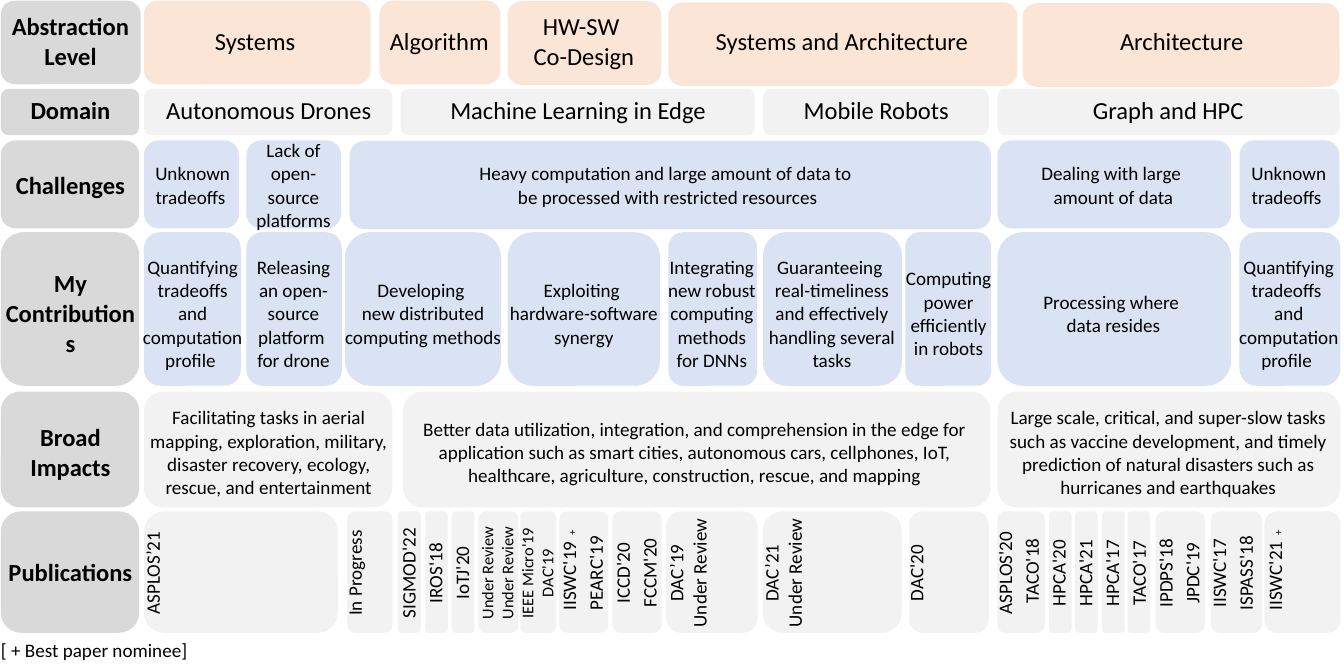
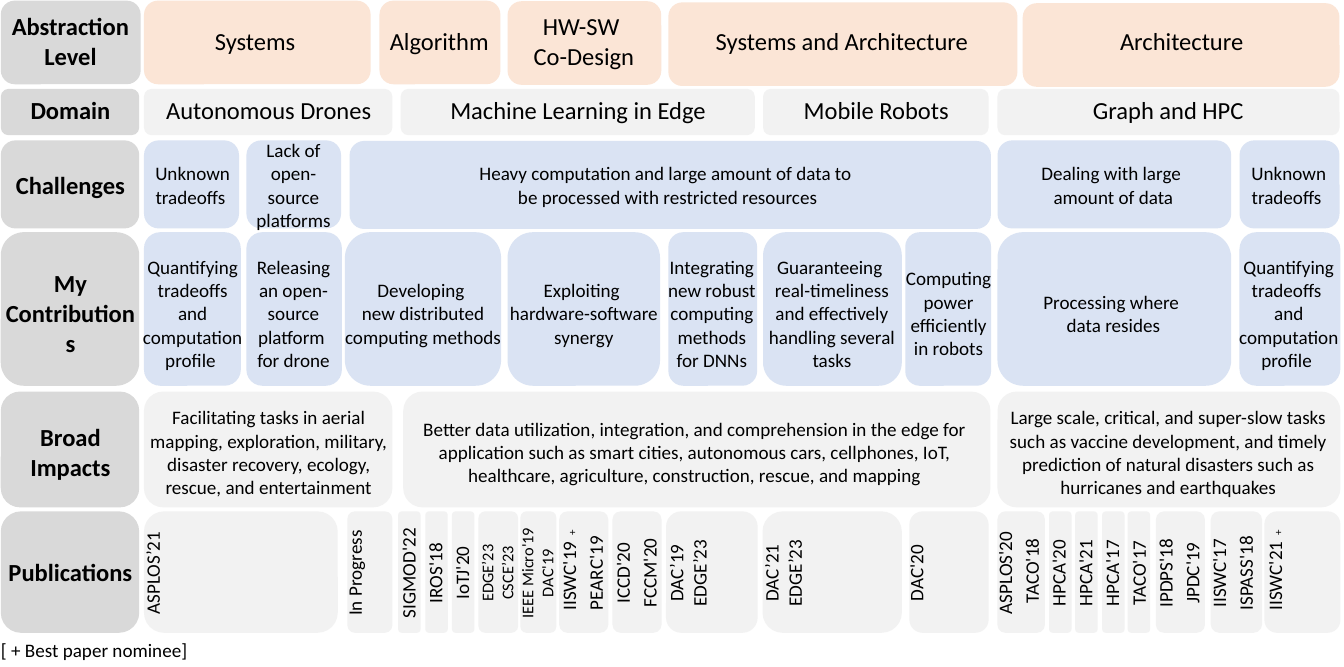
Before and after one commit to ramyadhadidi/ramyadhadidi.github.io, a slide deck: slide 1 of files/overview-website.pptx. Drawn at 1344x667 pixels with LibreOffice and Linux fonts; fonts in the diff are those of the drawing. Boxes give left, top, right and bottom in pixels: in the first picture for what was removed or moved away, otherwise in the second. Text is boxed around its words. In the diff, an @@ line names an element or a change of style, - is before the commit and + after.

```diff
--- a/files/overview-website.pptx
+++ b/files/overview-website.pptx
@@ table at <box>0,0,1339,667</box> @@
-row 6: Publications | ASPLOS’21 |  | In Progress |  | SIGMOD'22 | IROS'18 | IoTJ'20 | Under Review / Under Review |  | IEEE Micro'19 / DAC'19 | IISWC'19+ | PEARC'19 | ICCD'20 | FCCM'20 | DAC’19 / Under Review | DAC’21 / Under Review | DAC'20 | ASPLOS'20 | TACO'18 | HPCA'20 | HPCA'21 | HPCA'17 | TACO'17 | IPDPS'18 | JPDC'19 | IISWC'17 | ISPASS'18 | IISWC'21+
+row 6: Publications | ASPLOS’21 |  | In Progress |  | SIGMOD'22 | IROS'18 | IoTJ'20 | EDGE’23 / CSCE’23 |  | IEEE Micro'19 / DAC'19 | IISWC'19+ | PEARC'19 | ICCD'20 | FCCM'20 | DAC’19 / EDGE’23 | DAC’21 / EDGE’23 | DAC'20 | ASPLOS'20 | TACO'18 | HPCA'20 | HPCA'21 | HPCA'17 | TACO'17 | IPDPS'18 | JPDC'19 | IISWC'17 | ISPASS'18 | IISWC'21+
```
Also in this commit, not shown: 3 other files.
